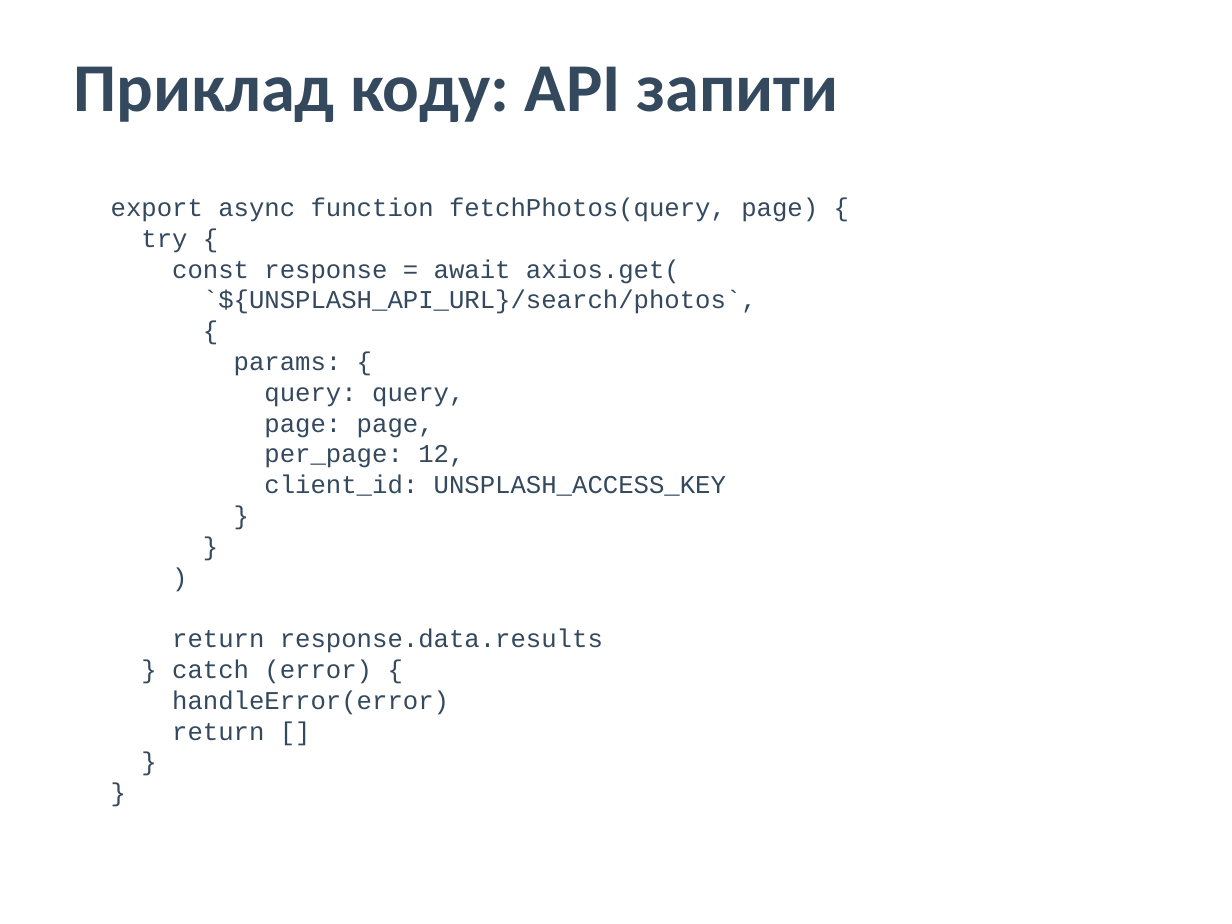
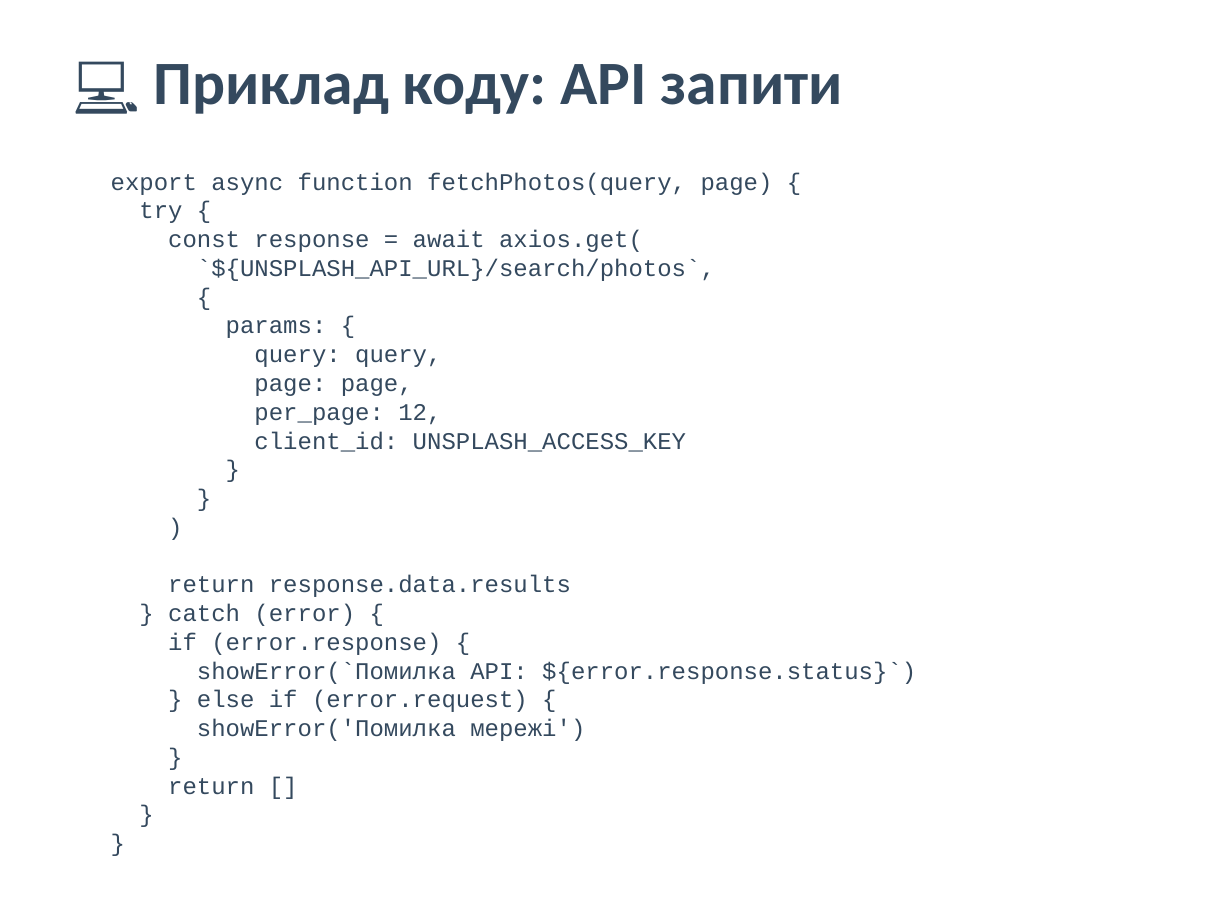
Before and after one commit to AlexBram003/Practika, a slide deck: slide 14 of Photo_Gallery_Презентація.pptx (slide 9 before the commit). Drawn at 1232x924 pixels with LibreOffice and Linux fonts; fonts in the diff are those of the drawing. Boxes give left, top, right and bottom in pixels: in the first picture for what was removed or moved away, otherwise in the second. Text is boxed around its words. In the diff, an @@ line names an element or a change of style, - is before the commit and + after.

```diff
--- a/Photo_Gallery_Презентація.pptx
+++ b/Photo_Gallery_Презентація.pptx
@@ text at (154, 64, 843, 114): text changed; size 40 to 36 pt @@
-Приклад коду: API запити
+💻 Приклад коду: API запити
@@ text "export async function fetchPhotos(query, page) ...": place and size @@
-text "export async function fetchPhotos(query, page) ..." at (111, 197, 818, 741)
+text "export async function fetchPhotos(query, page) ..." at (111, 172, 916, 795)
@@ text at (111, 172, 773, 795): size 15 to 14 pt in "export async function fetchPhotos(query, page) {", "try {", "const response = await axios.get(", "`${UNSPLASH_API_URL}/search/photos`," and 14 more places @@
@@ text at (168, 632, 916, 741): text changed; size 15 to 14 pt @@
-handleError(error)
+if (error.response) {
+showError(`Помилка API: ${error.response.status}`)
+} else if (error.request) {
+showError('Помилка мережі')
+}
```
Also in this commit, not shown: 5 other slides changed, 9 slides added, 6 slides removed, 1 other file.
